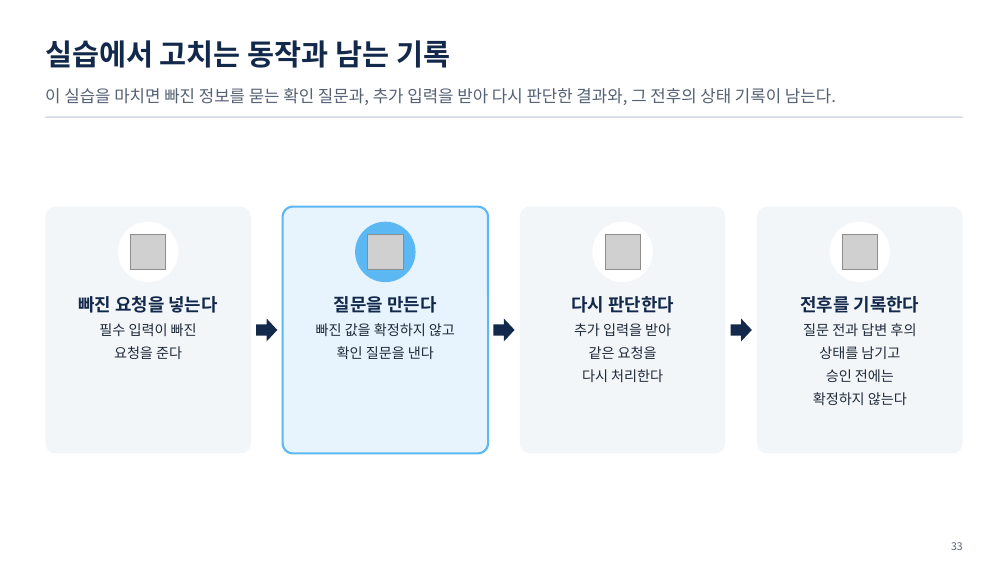
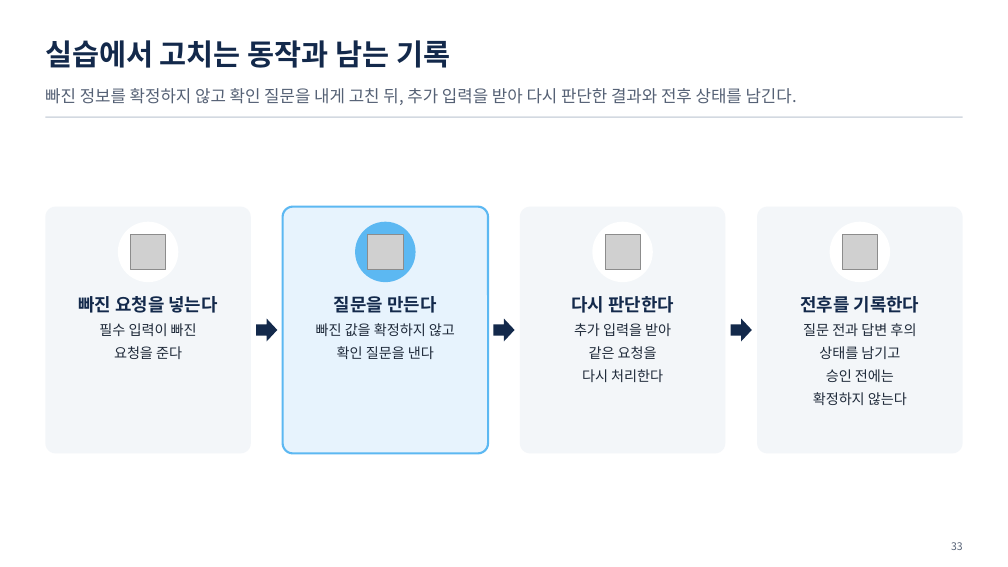
Before and after one commit to uengine-oss/hyd-iot-edu, a slide deck: slide 33 of docs/교재/통합반_오프라인/07회차/통합반_오프라인_07회차.pptx. Drawn at 1008x567 pixels with LibreOffice and Linux fonts; fonts in the diff are those of the drawing; grey boxes stand for pictures. Boxes give left, top, right and bottom in pixels: in the first picture for what was removed or moved away, otherwise in the second. Text is boxed around its words. In the diff, an @@ line names an element or a change of style, - is before the commit and + after.

```diff
--- a/docs/교재/통합반_오프라인/07회차/통합반_오프라인_07회차.pptx
+++ b/docs/교재/통합반_오프라인/07회차/통합반_오프라인_07회차.pptx
@@ text at (45, 88, 797, 105): text changed @@
-이 실습을 마치면 빠진 정보를 묻는 확인 질문과, 추가 입력을 받아 다시 판단한 결과와, 그 전후의 상태 기록이 남는다.
+빠진 정보를 확정하지 않고 확인 질문을 내게 고친 뒤, 추가 입력을 받아 다시 판단한 결과와 전후 상태를 남긴다.
```
Also in this commit, not shown: 10 other slides changed, 35 other files.
